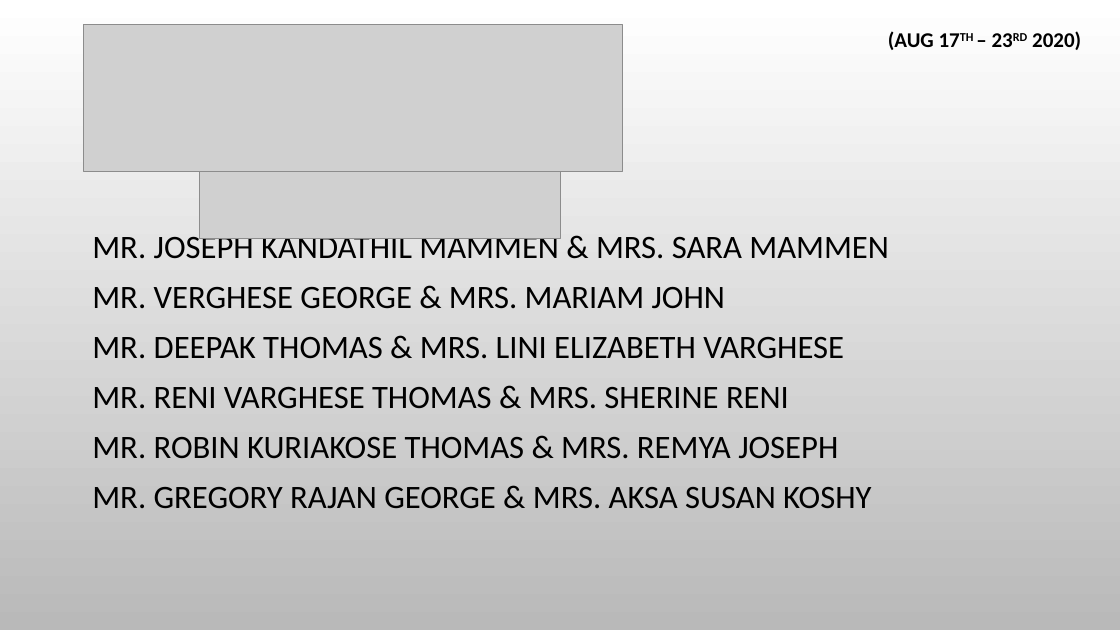
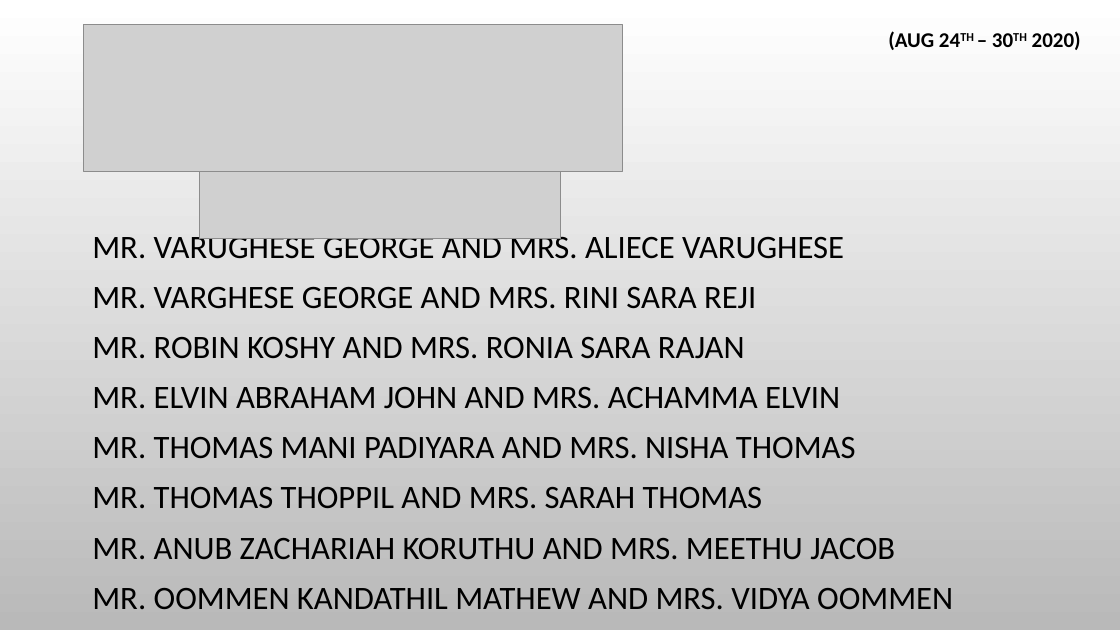
Before and after one commit to stoscsg/openlp-data, a slide deck: slide 2 of stosc_services/PPT/Birthday & Anniversaries.pptx. Drawn at 1120x630 pixels with LibreOffice and Linux fonts; fonts in the diff are those of the drawing; grey boxes stand for pictures; background and template pictures are left out. Boxes give left, top, right and bottom in pixels: in the first picture for what was removed or moved away, otherwise in the second. Text is boxed around its words. In the diff, an @@ line names an element or a change of style, - is before the commit and + after.

```diff
--- a/stosc_services/PPT/Birthday & Anniversaries.pptx
+++ b/stosc_services/PPT/Birthday & Anniversaries.pptx
@@ text at (x1=888, y1=31, x2=1081, y2=50): text changed @@
-(AUG 17TH – 23RD 2020)
+(AUG 24TH – 30TH 2020)
@@ text at (x1=92, y1=231, x2=953, y2=609): text changed @@
-MR. JOSEPH KANDATHIL MAMMEN & MRS. SARA MAMMEN
-MR. VERGHESE GEORGE & MRS. MARIAM JOHN
-MR. DEEPAK THOMAS & MRS. LINI ELIZABETH VARGHESE
-MR. RENI VARGHESE THOMAS & MRS. SHERINE RENI
-MR. ROBIN KURIAKOSE THOMAS & MRS. REMYA JOSEPH
-MR. GREGORY RAJAN GEORGE & MRS. AKSA SUSAN KOSHY
+MR. VARUGHESE GEORGE AND MRS. ALIECE VARUGHESE
+MR. VARGHESE GEORGE AND MRS. RINI SARA REJI
+MR. ROBIN KOSHY AND MRS. RONIA SARA RAJAN
+MR. ELVIN ABRAHAM JOHN AND MRS. ACHAMMA ELVIN
+MR. THOMAS MANI PADIYARA AND MRS. NISHA THOMAS
+MR. THOMAS THOPPIL AND MRS. SARAH THOMAS
+MR. ANUB ZACHARIAH KORUTHU AND MRS. MEETHU JACOB
+MR. OOMMEN KANDATHIL MATHEW AND MRS. VIDYA OOMMEN
```
Also in this commit, not shown: 1 other slide changed, 2 other files.
